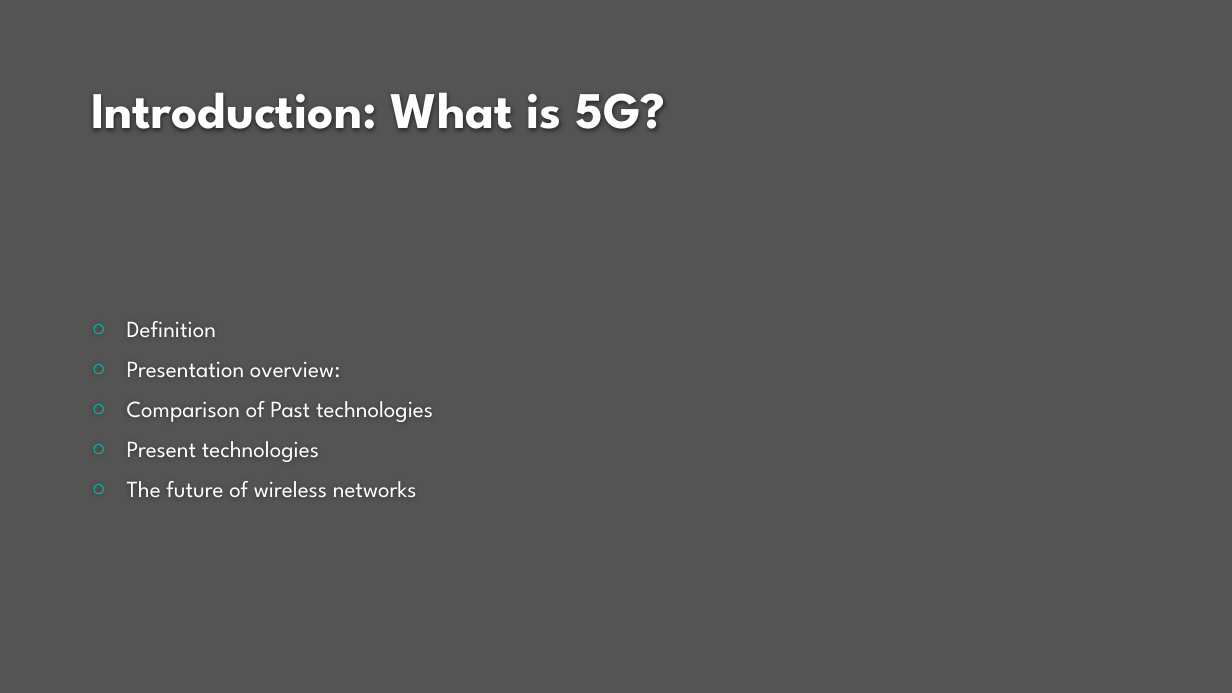
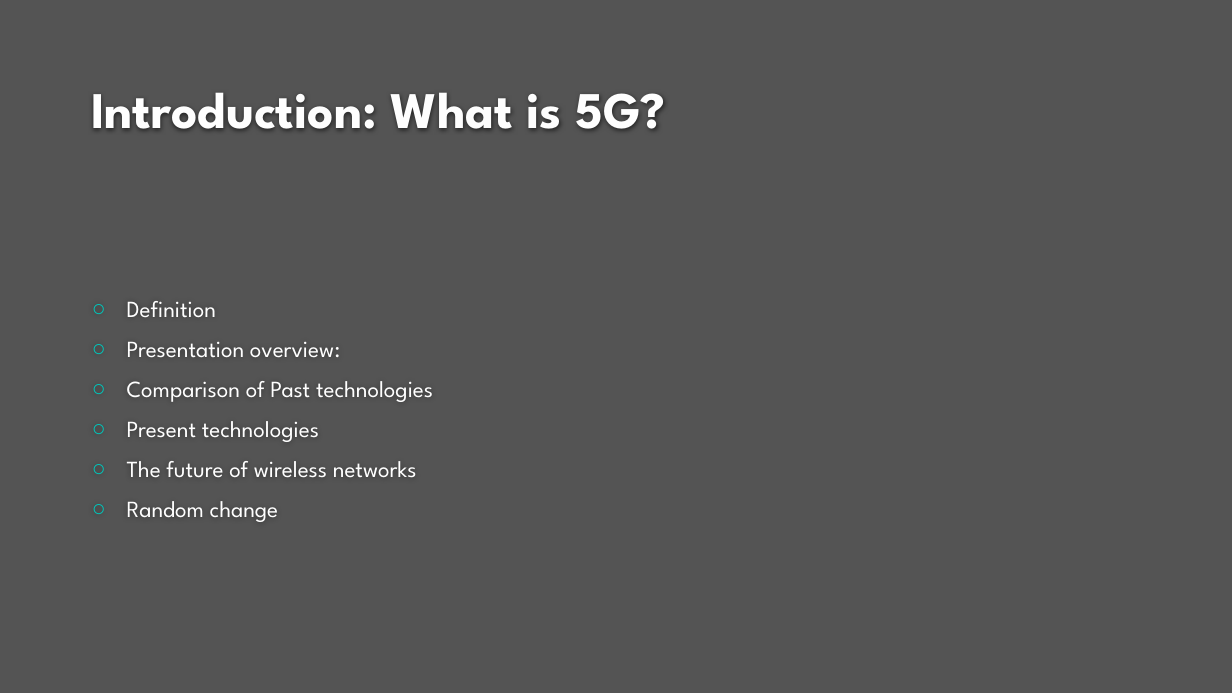
Before and after one commit to hackergirl1/5G-Presentation-, a slide deck: slide 2 of 5G Technologies.pptx. Drawn at 1232x693 pixels with LibreOffice and Linux fonts; fonts in the diff are those of the drawing; background and template pictures are left out. Boxes give left, top, right and bottom in pixels: in the first picture for what was removed or moved away, otherwise in the second. Text is boxed around its words. In the diff, an @@ line names an element or a change of style, - is before the commit and + after.

Commit message:
random change

```diff
--- a/5G Technologies.pptx
+++ b/5G Technologies.pptx
@@ text at [127,501,278,522]: paragraph added @@
+○ Random change
```
